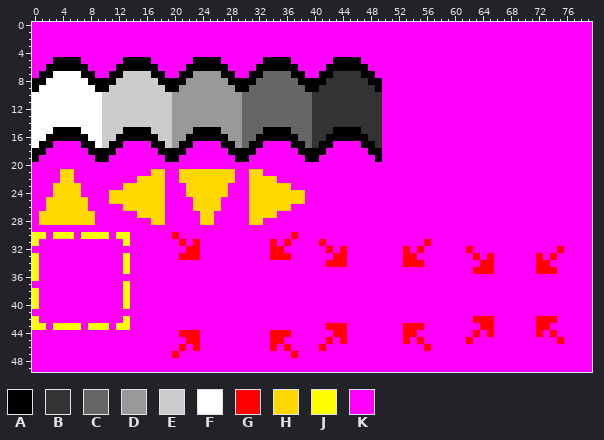
One commit to this sprite sheet: resource/editor/tiles_10x10.png. That is the earlier state.
The file is 80x50 pixels.
Palette (. is transparent): A #000000  B #333333  C #666666  D #999999  E #cccccc  F #ffffff  G #ff0000  H #ffd800  J #ffff00  K #ff00ff
After:
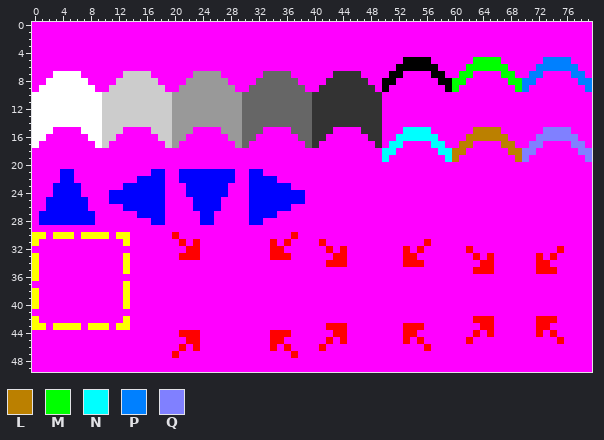
Colours new in this view: L #bb8000  M #00ff00  N #00ffff  P #0080ff  Q #8080ff
What changed:
Colour H changes from #ffd800 to #0000ff.
The edit turns colour K into colour A in row 5 at x 53 to 56; in row 6 at x 52 to 57; in row 7 at x 51 to 52 and 57 to 58; in row 8 at x 50 to 51 and 58 to 59; in row 9 at x 50 and 59.
The edit turns colour A into colour K in row 5 at x 3 to 6, 13 to 16, 23 to 26, 33 to 36 and 43 to 46; in row 6 at x 2 to 7, 12 to 17, 22 to 27, 32 to 37 and 42 to 47; in row 7 at x 1 to 2, 7 to 8, 11 to 12, 17 to 18, 21 to 22, 27 to 28, 31 to 32, 37 to 38, 41 to 42 and 47 to 48; in row 8 at x 0 to 1, 8 to 11, 18 to 21, 28 to 31, 38 to 41 and 48 to 49; in row 9 at x 0, 9 to 10, 19 to 20, 29 to 30, 39 to 40 and 49; in row 15 at x 3 to 6, 13 to 16, 23 to 26, 33 to 36 and 43 to 46.
The edit turns colour A into colour K in row 16 at x 2 to 7, 12 to 17, 22 to 27, 32 to 37 and 42 to 47; in row 17 at x 1 to 2, 7 to 8, 11 to 12, 17 to 18, 21 to 22, 27 to 28, 31 to 32, 37 to 38, 41 to 42 and 47 to 48; in row 18 at x 0 to 1, 8 to 11, 18 to 21, 28 to 31, 38 to 41 and 48 to 49; in row 19 at x 0, 9 to 10, 19 to 20, 29 to 30, 39 to 40 and 49.
The edit turns colour K into colour L in row 15 at x 63 to 66; in row 16 at x 62 to 67; in row 17 at x 61 to 62 and 67 to 68; in row 18 at x 60 to 61 and 68 to 69; in row 19 at x 60 and 69.
The edit turns colour K into colour M in row 5 at x 63 to 66; in row 6 at x 62 to 67; in row 7 at x 61 to 62 and 67 to 68; in row 8 at x 60 to 61 and 68 to 69; in row 9 at x 60 and 69.
The edit turns colour K into colour N in row 15 at x 53 to 56; in row 16 at x 52 to 57; in row 17 at x 51 to 52 and 57 to 58; in row 18 at x 50 to 51 and 58 to 59; in row 19 at x 50 and 59.
The edit turns colour K into colour P in row 5 at x 73 to 76; in row 6 at x 72 to 77; in row 7 at x 71 to 72 and 77 to 78; in row 8 at x 70 to 71 and 78 to 79; in row 9 at x 70 and 79.
The edit turns colour K into colour Q in row 15 at x 73 to 76; in row 16 at x 72 to 77; in row 17 at x 71 to 72 and 77 to 78; in row 18 at x 70 to 71 and 78 to 79; in row 19 at x 70 and 79.
Where, in picture pixels (left, top, right, bottom), the same in both pictures:
changed: (32, 57, 592, 92)
changed: (32, 127, 592, 225)
